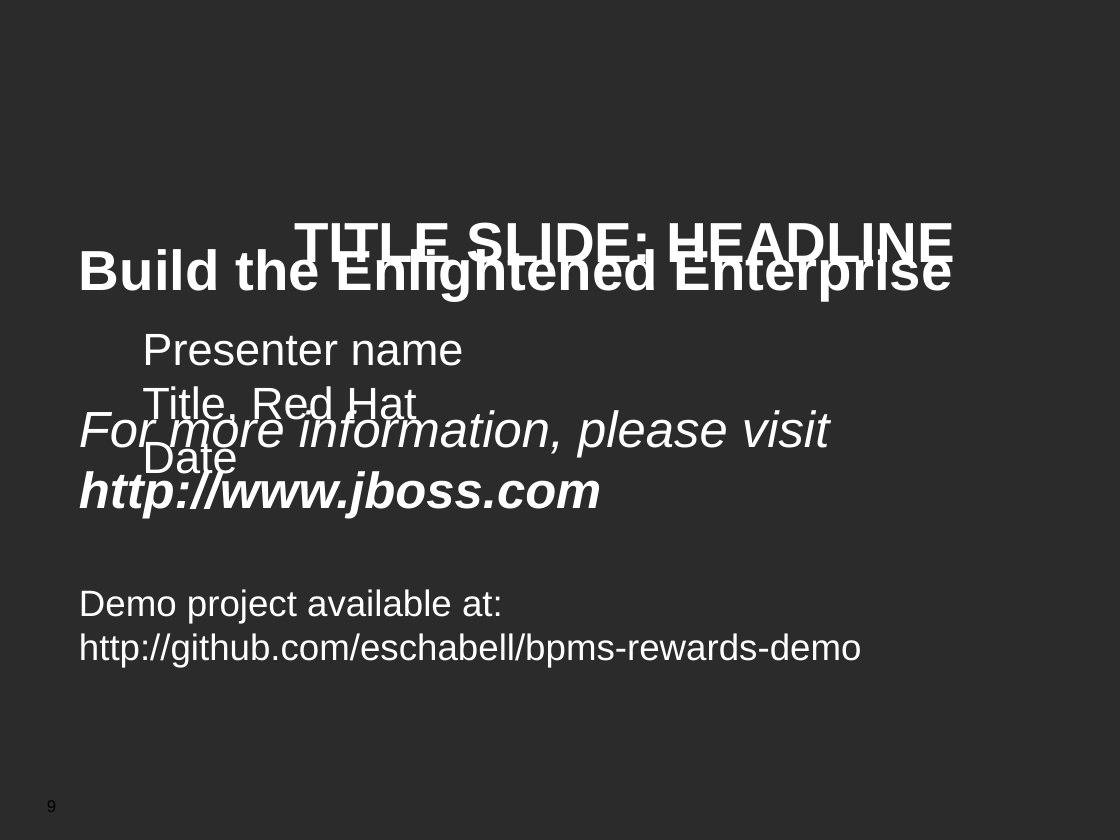
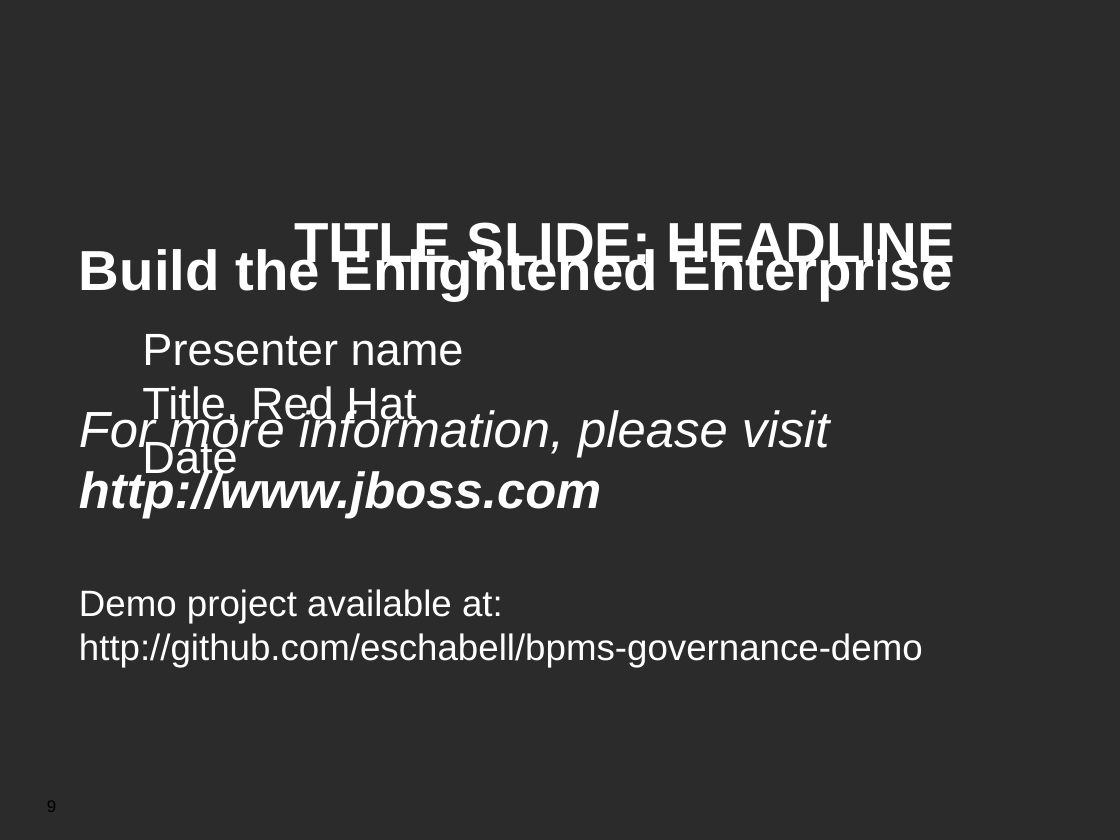
Before and after one commit to jbossdemocentral/bpms-governance-demo, a slide deck: slide 9 of docs/Demo Overview.odp. Drawn at 1120x840 pixels with LibreOffice and Linux fonts; fonts in the diff are those of the drawing; background and template pictures are left out; a plain dark background stands for a picture behind light text. Boxes give left, top, right and bottom in pixels: in the first picture for what was removed or moved away, otherwise in the second. Text is boxed around its words. In the diff, an @@ line names an element or a change of style, - is before the commit and + after.

```diff
--- a/docs/Demo Overview.odp
+++ b/docs/Demo Overview.odp
@@ text at [79, 633, 923, 667]: text changed @@
-http://github.com/eschabell/bpms-rewards-demo
+http://github.com/eschabell/bpms-governance-demo
```
Also in this commit, not shown: 3 other slides changed, 1 slide added, 1 slide removed, 2 other files.
